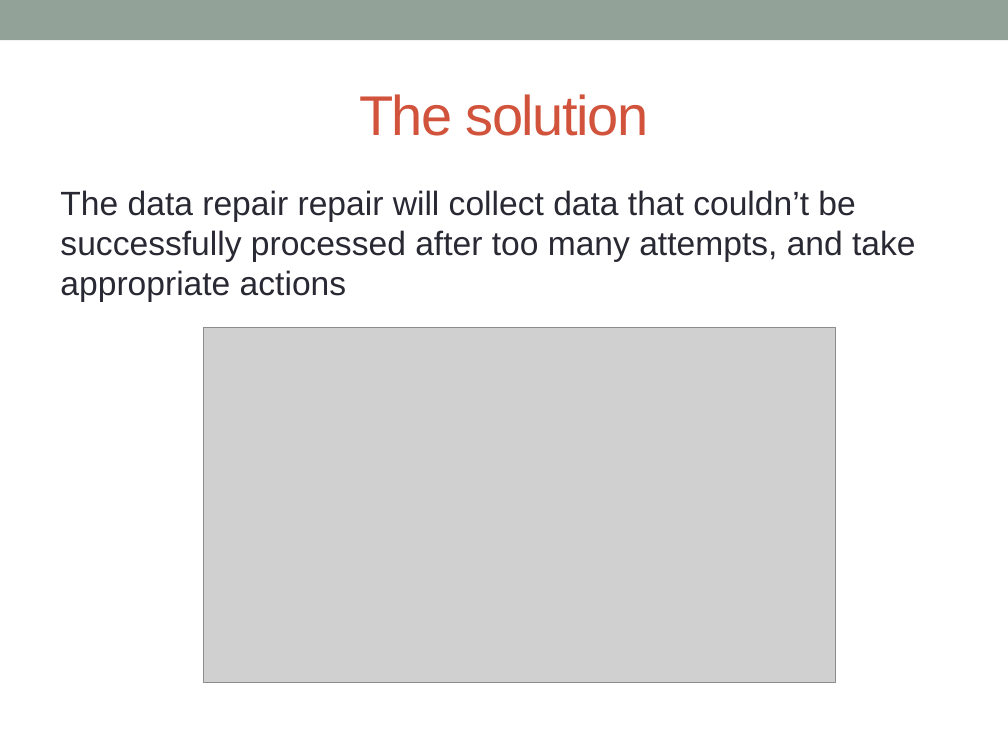
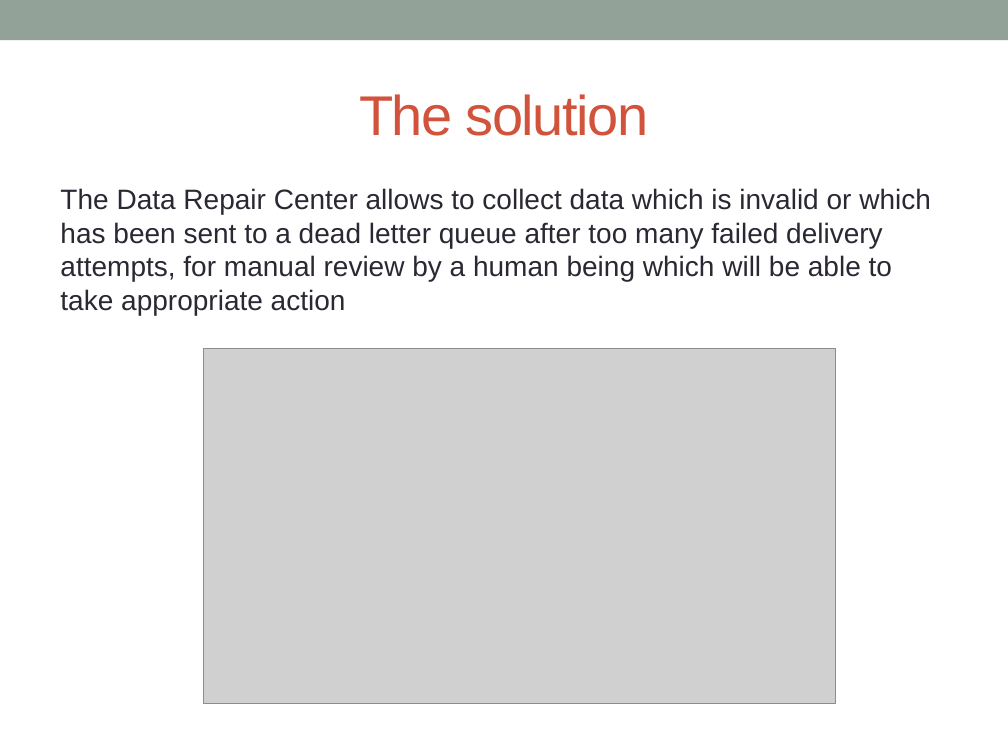
Before and after one commit to Kloudtek/data-repair-center, a slide deck: slide 5 of data-repair-center-presentation.pptx. Drawn at 1008x756 pixels with LibreOffice and Linux fonts; fonts in the diff are those of the drawing; grey boxes stand for pictures. Boxes give left, top, right and bottom in pixels: in the first picture for what was removed or moved away, otherwise in the second. Text is boxed around its words. In the diff, an @@ line names an element or a change of style, - is before the commit and + after.

```diff
--- a/data-repair-center-presentation.pptx
+++ b/data-repair-center-presentation.pptx
@@ text at [60,188,931,315]: text changed; size 24 to 20 pt @@
-The data repair repair will collect data that couldn’t be successfully processed after too many attempts, and take appropriate actions
+The Data Repair Center allows to collect data which is invalid or which has been sent to a dead letter queue after too many failed delivery attempts, for manual review by a human being which will be able to take appropriate action
@@ picture: place and size @@
-picture at [204,328,835,682]
+picture at [204,349,835,704]
```
Also in this commit, not shown: 5 other slides changed, 2 slides added, 2 other files.
